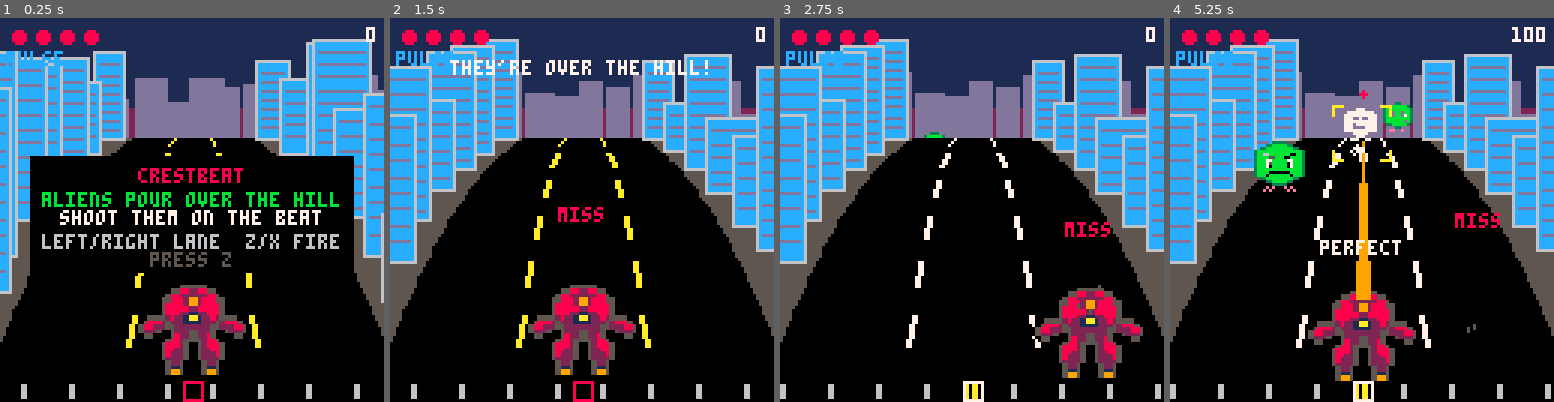
Above: before the commit, frames 1-4 (left to right).
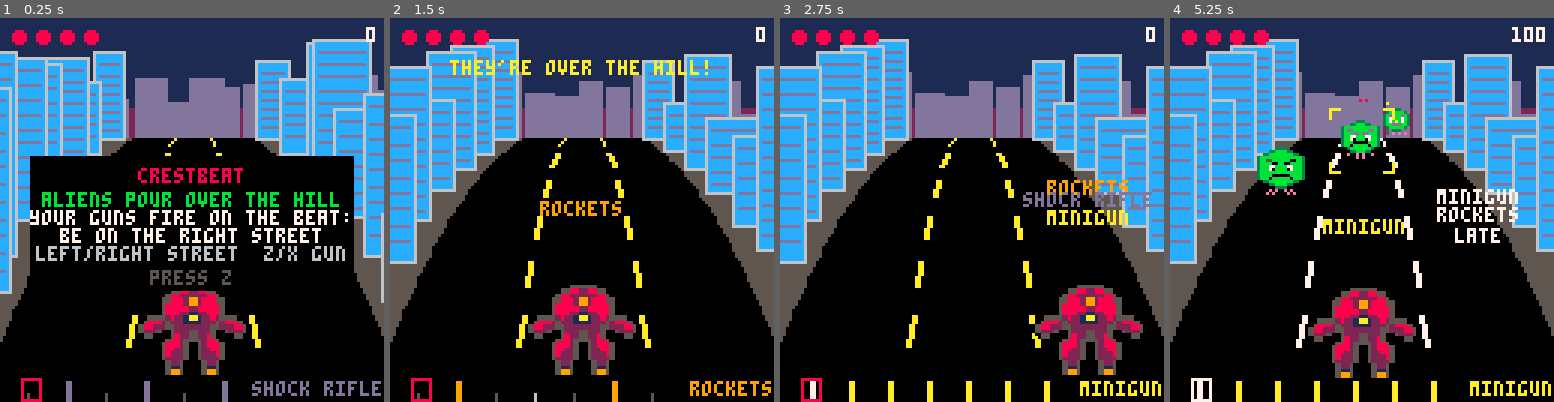
Above: after the commit, the same moments.

Repository: drachis/carts
Game: PICO-8 cartridge proj/crestbeat/crestbeat.p8
Two runs of this game, one before a commit and one after it. Both use one fixed random seed, a clock stepped at 60 frames per second and the inputs below.
Inputs:
- Up to frame 1 (0.25 s): no input
- Up to frame 2 (1.5 s): tap X (X key) at 0.33, 1.07 s; tap O (Z key) at 0.7 s
- Up to frame 3 (2.75 s): hold Right 1.6-2.1 s; tap O (Z key) at 1.7, 2.1, 2.5 s; tap X (X key) at 1.85 s; hold Right from 2.47 s (still down)
- Up to frame 4 (5.25 s): tap O (Z key) every 0.4 s from 2.9 to 4.9 s; tap X (X key) at 2.97, 4.08, 5.2 s; release Right at 3.03 s; hold Left 3.08-3.58 s; hold Right 4.02-4.68 s; hold Left from 5.08 s (still down)

The runs differ from the first frame. In frame 1, 7.1% of the frame differs, in the area x 1-100%, y 8-100%; in frame 2, 3.1%; in frame 3, 5.9%; in frame 4, 8.7%, in the area x 0-100%, y 8-100%.

Commit message:
crestbeat: the user's redesign: 30fps, no fire button. The gun in hand fires itself on the beat (minigun every half beat, shock rifle every beat and piercing, rockets every other beat with splash) at whatever is in the robot's street; X/O switch guns. Arriving within a third of a second of a beat still lands a late shot. A beat with nothing to shoot fires nothing and the robot's lights glow. The beat bar is a timeline with the active gun's shots as tall ticks; the reticle sits on hot spots too. Pickups gone. 3869 tokens
Co-Authored-By: Claude Opus 5.5 <noreply@anthropic.com>

Diff:
--- a/proj/crestbeat/aliens.lua
+++ b/proj/crestbeat/aliens.lua
@@ -1,10 +1,5 @@
-function send_alien(lane,beat,gun)
- add(aliens,{lane=lane,born=beat,hp=gun and 1 or alien_hp,flash=0,t=-1,gun=gun})
-end
-
-function send_pickup(lane,beat)
- pickups_sent+=1
- send_alien(lane,beat,(pickups_sent-1)%(#guns-1)+2)
+function send_alien(lane,beat)
+ add(aliens,{lane=lane,born=beat,hp=alien_hp,flash=0,t=-1})
 end
 
 function update_aliens()
@@ -16,7 +11,7 @@
   alien.flash=max(alien.flash-1)
   if alien.t>=1 then
    del(aliens,alien)
-   if not alien.gun then hurt_robot(alien.lane) end
+   hurt_robot(alien.lane)
   end
  end
  sort_by_t(aliens)
@@ -32,18 +27,16 @@
 
 function hit_alien(alien,amount,judgement)
  alien.hp-=amount
- alien.flash=6
- alien.born+=judgement.knock
+ alien.flash=3
+ alien.born+=amount*knock_per_damage*judgement.knock
  local x,y,scale=alien_centre(alien)
- burst(x,y,6,judgement.colour,2)
+ burst(x,y,4,judgement.colour,2)
  if alien.hp<=0 then
   del(aliens,alien)
-  local colour=alien.gun and guns[alien.gun].colour or 11
-  burst(x,y,24,colour,3)
-  ring(x,y,20*scale,colour)
+  burst(x,y,24,11,3)
+  ring(x,y,20*scale,11)
   shake+=2
   sfx(3)
-  if alien.gun then equip(alien.gun) end
  end
 end
 
@@ -58,18 +51,11 @@
    local x,y,scale=project(alien.lane,alien.t)
    local size=24*scale
    local lift=alien.hop<0.34 and sin(alien.hop*1.5)*6*scale or 0
-   if alien.gun then
-    local half,width=8*scale,8*scale*abs(cos(clock/4))
-    local cy=y-half+lift-4*scale
-    rectfill(x-width,cy-half,x+width,cy+half,alien.flash>0 and 7 or guns[alien.gun].colour)
-    rect(x-width,cy-half,x+width,cy+half,7)
-   else
-    if alien.flash>0 then
-     for colour=1,15 do pal(colour,7) end
-    end
-    sspr(alien.hop<0.34 and 16 or 0,0,16,16,x-size/2,y-size+lift,size,size)
-    pal()
+   if alien.flash>0 then
+    for colour=1,15 do pal(colour,7) end
    end
+   sspr(alien.hop<0.34 and 16 or 0,0,16,16,x-size/2,y-size+lift,size,size)
+   pal()
   end
  end
 end
--- a/proj/crestbeat/data.lua
+++ b/proj/crestbeat/data.lua
@@ -27,41 +27,40 @@
 end
 
 parse_record([[
-frames_per_beat=29.88
-perfect_window=4
-good_window=8
+frames_per_beat=14.94
+good_window=10
 walk_beats=8
-alien_hp=2
+alien_hp=4
+knock_per_damage=0.25
 max_hp=4
 crest_y=40
 hill_span=60
 max_sparks=200
-fly_speed=0.012
+fly_speed=0.024
+start_gun=2
 ]],nil,_ENV)
 
 stages=parse_table[[
 name,chart,spot_hp,colour,fly,heal,title
-hill,....1.2.3.2.1...3.1.5.3.1.2.3,,,,,they're over the hill!
+hill,....1.2.3.2.1...3.1.2.3.1.2.3,,,,,they're over the hill!
 climb,........,,,1,,up the hill!
-titan,..q.w.e.a.w.q.s.e.w.d.,2,3,,,titan! shoot its hot spots
-streets,..1.3.2.1.1.3.4.3.1.2.2.1.3.,,,,1,another swarm!
+titan,..q.w.e.a.w.q.s.e.w.d.,4,3,,,titan! shoot its hot spots
+streets,..1.3.2.1.1.3.2.3.1.2.2.1.3.,,,,1,another swarm!
 climb,........,,,1,,to the crest!
-crest,..1.2.3.3.1.2.6.3.3.2.1.1.2.3.,,,,,they keep coming!
+crest,..1.2.3.3.1.2.1.3.3.2.1.1.2.3.,,,,,they keep coming!
 climb,........,,,1,,the hive queen awaits
-queen,..q.w.1.e.a.3.w.q.s.5.e.d.w.1.,4,14,,1,the hive queen!
+queen,..q.w.1.e.a.3.w.q.s.2.e.d.w.1.,8,14,,1,the hive queen!
 ]]
 
 guns=parse_table[[
-name,colour,damage,pierce,splash,ammo,label
-pulse,12,1,,,,pulse
-flak,9,2,,,12,flak cannon
-shock,13,1,1,,16,shock rifle
-rocket,8,2,,1,10,rocket launcher
+name,colour,damage,every,pierce,splash,sound
+minigun,10,1,0.5,,,1
+shock rifle,13,2,1,1,,0
+rockets,9,4,2,,2,12
 ]]
 
 judgements=parse_table[[
-name,colour,knock,points,sound
-perfect,7,1,10,0
-good,10,0.5,5,1
-miss,8,0,0,2
+name,colour,knock,points
+perfect,7,1,10
+late,10,0.5,5
 ]]
--- a/proj/crestbeat/main.lua
+++ b/proj/crestbeat/main.lua
@@ -1,7 +1,7 @@
 function reset(new_mode)
  mode=new_mode
  clock,next_beat,combo,score,shake,pulse,ended=0,0,0,0,0,0,0
- scroll,travel_speed,pickups_sent=0,0,0
+ scroll,travel_speed=0,0
  aliens,sparks,rings,popups,beams={},{},{},{},{}
  make_city()
  reset_robot()
@@ -23,11 +23,11 @@
  hazards,titan={}
  if stage.spot_hp then make_titan(stage) end
  robot.hp=min(robot.hp+(stage.heal or 0),max_hp)
- banner,banner_life=stage.title,120
+ banner,banner_life=stage.title,60
 end
 
 function stage_done()
- if titan then return titan.dead and titan.dead>90 end
+ if titan then return titan.dead and titan.dead>45 end
  return next_beat-stage_beat>=#stage.chart and #aliens==0
 end
 
@@ -57,8 +57,6 @@
  local code=sub(chart,index+1,index+1)
  local lane=lane_of(code,"123")
  if lane then send_alien(lane,beat) end
- lane=lane_of(code,"456")
- if lane then send_pickup(lane,beat) end
  lane=lane_of(code,"qwe")
  if lane then open_spot(lane,beat) end
  lane=lane_of(code,"asd")
@@ -79,8 +77,8 @@
   on_beat(next_beat)
   next_beat+=1
  end
- travel_speed+=((stage.fly and fly_speed or 0)-travel_speed)*0.05
- robot.lift+=((stage.fly and 14 or 0)-robot.lift)*0.05
+ travel_speed+=((stage.fly and fly_speed or 0)-travel_speed)*0.1
+ robot.lift+=((stage.fly and 14 or 0)-robot.lift)*0.1
  banner_life=max(banner_life-1)
  update_city()
  update_robot()
@@ -97,7 +95,7 @@
  end
 end
 
-function _update60()
+function _update()
  local pressed=btnp(4) or btnp(5)
  if mode=="play" then
   update_play()
@@ -105,15 +103,21 @@
   ended+=1
   clock+=1/frames_per_beat
   if clock%1<1/frames_per_beat then pulse=1 end
-  if pressed and ended>30 then start_play() end
+  if pressed and ended>15 then start_play() end
  end
  update_effects()
 end
 
 function draw_aim()
- local alien=front_alien(robot.lane)
- if alien then
-  local x,y,scale=alien_centre(alien)
+ local target=target_in(robot.lane)
+ if target then
+  local x,y,scale
+  if target.open then
+   x,y=spot_xy(target)
+   scale=0.6
+  else
+   x,y,scale=alien_centre(target)
+  end
   local half=12*scale+2+pulse*2
   for side=-1,1,2 do
    for up=-1,1,2 do
@@ -122,8 +126,8 @@
     line(cx,cy,cx,cy-up*3,10)
    end
   end
-  for i=1,alien.hp do
-   circfill(x-alien.hp*3+i*6-3,y-half-4,1,8)
+  for i=1,target.hp do
+   pset(x-target.hp+i*2-1,y-half-3,8)
   end
  end
 end
@@ -136,19 +140,19 @@
  print(text,126-#text*4,3,7)
  if combo>3 then print("x"..multiplier(),56,3,10) end
  local gun=guns[robot.gun]
- print(gun.name..(gun.ammo and " "..robot.ammo or ""),2,11,gun.colour)
- rectfill(0,121,127,127,0)
- local fraction=clock%1
- for k=0,4 do
-  local distance=k-fraction
-  if distance>-0.15 then
-   local colour=distance<0.25 and 10 or 6
-   for side=-1,1,2 do
-    rectfill(64+side*distance*16-1,122,64+side*distance*16,126,colour)
-   end
-  end
- end
- rect(61,121,67,127,pulse>0.5 and 7 or 8)
+ rectfill(0,120,127,127,0)
+ for k=0,9 do
+  local tick=flr(clock*2)/2+k/2
+  local x=10+(tick-clock)*26
+  if tick%gun.every==0 then
+   rectfill(x,121,x+1,127,tick-clock<0.3 and 7 or gun.colour)
+  else
+   rectfill(x,125,x,127,tick%1==0 and 6 or 5)
+  end
+ end
+ rect(7,120,13,127,pulse>0.5 and 7 or 8)
+ rectfill(126-#gun.name*4,120,127,127,0)
+ print(gun.name,128-#gun.name*4,121,gun.colour)
  if mode=="play" and banner_life>0 then
   centred(banner,14,banner_life%16<8 and 10 or 7)
  end
@@ -179,17 +183,18 @@
  camera()
  draw_hud()
  if mode=="title" then
-  rectfill(10,46,117,84,0)
+  rectfill(10,46,117,90,0)
   centred("crestbeat",50,8)
   centred("aliens pour over the hill",58,11)
-  centred("shoot them on the beat",64,7)
-  centred("left/right lane  z/x fire",72,6)
-  centred("press z",78,tick_blink() and 10 or 5)
+  centred("your guns fire on the beat:",64,7)
+  centred("be on the right street",70,7)
+  centred("left/right street  z/x gun",76,6)
+  centred("press z",84,tick_blink() and 10 or 5)
  elseif mode!="play" then
   rectfill(24,50,103,76,0)
   centred(mode=="won" and "city saved!" or "the city falls",54,mode=="won" and 11 or 8)
   centred("score "..score_text(),62,7)
-  if ended>30 then centred("press z",70,tick_blink() and 10 or 5) end
+  if ended>15 then centred("press z",70,tick_blink() and 10 or 5) end
  end
 end
 
--- a/proj/crestbeat/robot.lua
+++ b/proj/crestbeat/robot.lua
@@ -1,6 +1,12 @@
 function reset_robot()
- robot={lane=0,x=64,hp=max_hp,hurt=0,recoil=0,lift=0,gun=1,ammo=0}
- last_shot_beat=nil
+ robot={lane=0,x=64,hp=max_hp,hurt=0,recoil=0,lift=0,shots=0,glow=0}
+ equip(start_gun)
+end
+
+function equip(gun)
+ robot.gun=gun
+ robot.last_tick=flr(clock/guns[gun].every)
+ robot.waiting=nil
 end
 
 function update_robot()
@@ -9,82 +15,87 @@
   robot.lane+=step
   sfx(5)
  end
- robot.x+=(64+robot.lane*40-robot.x)*0.4
+ local swap=(btnp(5) and 1 or 0)-(btnp(4) and 1 or 0)
+ if swap!=0 then
+  equip((robot.gun+swap-1)%#guns+1)
+  popup(guns[robot.gun].name,robot.x,68-robot.lift,guns[robot.gun].colour)
+  sfx(5)
+ end
+ robot.x+=(64+robot.lane*40-robot.x)*0.6
  robot.hurt=max(robot.hurt-1)
- robot.recoil*=0.7
- if btnp(4) or btnp(5) then shoot() end
+ robot.glow=max(robot.glow-1)
+ robot.recoil*=0.5
+ update_gun()
 end
 
-function judge()
- local nearest=flr(clock+0.5)
- local off=abs(clock-nearest)*frames_per_beat
- local grade=nearest!=last_shot_beat and (off<=perfect_window and 1 or off<=good_window and 2) or 3
- if grade<3 then last_shot_beat=nearest end
- return judgements[grade]
+function target_in(lane)
+ return front_alien(lane) or open_spot_in(lane)
 end
 
-function shoot()
- local judgement=judge()
- local gun_x,gun_y=robot.x,93-robot.lift
- sfx(judgement.sound)
- popup(judgement.name,robot.x,76-robot.lift,judgement.colour)
- if judgement.points==0 then
-  combo=0
-  burst(gun_x,gun_y,4,5,1)
-  return judgement
+function update_gun()
+ local tick=flr(clock/guns[robot.gun].every)
+ if tick!=robot.last_tick then
+  robot.last_tick=tick
+  robot.shots+=1
+  if target_in(robot.lane) then
+   fire(judgements[1])
+  else
+   robot.waiting=clock
+   if #aliens>0 then combo=0 end
+   robot.glow=4
+  end
+ elseif robot.waiting and target_in(robot.lane) then
+  if (clock-robot.waiting)*frames_per_beat<=good_window then
+   fire(judgements[2])
+   popup("late",robot.x,76-robot.lift,10)
+  end
+  robot.waiting=nil
  end
+end
+
+function fire(judgement)
+ robot.waiting=nil
  robot.recoil=3
- local gun,lane,targets=guns[robot.gun],robot.lane,{}
- local spot=open_spot_in(lane)
+ local gun,lane=guns[robot.gun],robot.lane
+ local gun_x,gun_y,targets=robot.x,93-robot.lift,{}
+ sfx(gun.sound)
  if gun.pierce then
   for alien in all(aliens) do
    if alien.lane==lane and alien.t>-0.05 then add(targets,alien) end
   end
-  add(targets,spot)
+  add(targets,open_spot_in(lane))
  else
-  add(targets,front_alien(lane) or spot)
+  add(targets,target_in(lane))
  end
- local splashed={}
+ combo+=1
+ score+=judgement.points*multiplier()
+ for target in all(targets) do
+  strike(target,gun.damage,judgement,gun_x,gun_y,gun)
+ end
  if gun.splash then
-  for side=-1,1,2 do add(splashed,front_alien(lane+side)) end
- end
- for target in all(splashed) do
-  hit_alien(target,1,judgement)
- end
- if #targets>0 then
-  combo+=1
-  score+=judgement.points*multiplier()
-  for target in all(targets) do
-   local x,y
-   if target.open then x,y=spot_xy(target) else x,y=alien_centre(target) end
-   add(beams,{x1=gun_x,y1=gun_y,x2=x,y2=y,colour=judgement.name=="perfect" and 7 or gun.colour,
-    width=gun.damage+(judgement.name=="perfect" and 1 or 0),life=5})
-   if target.open then hit_spot(target,gun.damage,judgement) else hit_alien(target,gun.damage,judgement) end
-  end
-  if gun.ammo then
-   robot.ammo-=1
-   if robot.ammo<=0 then
-    robot.gun=1
-    popup("out of ammo",robot.x,68-robot.lift,8)
-   end
+  for side=-1,1,2 do
+   local alien=front_alien(lane+side)
+   if alien then strike(alien,gun.splash,judgement,gun_x,gun_y,gun) end
   end
  end
- return judgement
 end
 
-function equip(gun)
- robot.gun,robot.ammo=gun,guns[gun].ammo
- popup(guns[gun].label.."!",robot.x,68-robot.lift,guns[gun].colour)
- sfx(6)
+function strike(target,amount,judgement,gun_x,gun_y,gun)
+ local x,y
+ if target.open then x,y=spot_xy(target) else x,y=alien_centre(target) end
+ add(beams,{x1=gun_x,y1=gun_y,x2=x,y2=y,colour=judgement==judgements[1] and gun.colour or 10,
+  width=amount\2,life=4})
+ if gun.splash then ring(x,y,amount*3,9) end
+ if target.open then hit_spot(target,amount,judgement) else hit_alien(target,amount,judgement) end
 end
 
 function multiplier()
- return min(combo\4+1,4)
+ return min(combo\8+1,4)
 end
 
 function hurt_robot(lane)
  robot.hp-=1
- robot.hurt=20
+ robot.hurt=10
  shake+=6
  combo=0
  local x,y=project(lane,1)
@@ -109,6 +120,9 @@
  pal()
  if robot.hurt>0 and robot.hurt%4<2 then
   for colour=1,15 do pal(colour,7) end
+ elseif robot.glow>0 then
+  pal(9,guns[robot.gun].colour)
+  pal(10,7)
  end
  sspr(0,64,24,24,robot.x-18,top,36,36)
  pal()
--- a/proj/crestbeat/tests/test_boot.lua
+++ b/proj/crestbeat/tests/test_boot.lua
@@ -7,7 +7,7 @@
 
 local seen_stage,stage_start
 local n,phase,phase_start,bot_beat,shots=0,"title",0,nil,{}
-local game_update,game_draw=_update60,_draw
+local game_update,game_draw=_update,_draw
 
 local function expect_mode(wanted)
  if mode!=wanted then
@@ -42,11 +42,6 @@
   if n%2==0 then held[want<robot.lane and 0 or 1]=true end
   return
  end
- local nearest=flr(clock+0.5)
- if nearest!=bot_beat and abs(clock-nearest)*frames_per_beat<1 then
-  bot_beat=nearest
-  held[4]=true
- end
 end
 
 local function next_phase(name)
@@ -55,7 +50,7 @@
 
 function _draw() end
 
-function _update60()
+function _update()
  run_frame(boot_frame)
 end
 
@@ -71,12 +66,20 @@
  elseif phase=="bot" then
   if age==2 then expect_mode("play") end
   bot()
+  if age==200 then
+   held[5]=true
+  elseif age==202 then
+   if robot.gun!=start_gun%#guns+1 then printh("error: x did not switch to the next gun") end
+   held[4]=true
+  elseif age==204 and robot.gun!=start_gun then
+   printh("error: o did not switch back")
+  end
   if stage_number!=seen_stage then
    seen_stage,stage_start=stage_number,n
    printh("stage "..stage.name.." at beat "..next_beat..", hp "..robot.hp)
   end
   if stage_number==2 and n-stage_start==90 then dump_screen("boot_climb") end
-  if stage.name=="titan" and n-stage_start==200 then dump_screen("boot_titan") end
+  if stage.name=="titan" and n-stage_start==100 then dump_screen("boot_titan") end
   if stage.name=="queen" and n-stage_start==300 then dump_screen("boot_queen") end
   if mode!="play" then
    expect_mode("won")
--- a/proj/crestbeat/tests/test_rhythm.lua
+++ b/proj/crestbeat/tests/test_rhythm.lua
@@ -6,60 +6,76 @@
  printh((passed and "pass: " or "error: ")..name.." ("..tostr(detail)..")")
 end
 
-local function at(beat,frames)
- clock=beat+frames/frames_per_beat
+local function step_frames(count)
+ for i=1,count do
+  clock+=1/frames_per_beat
+  update_aliens()
+  update_gun()
+ end
 end
 
-local function fresh_alien(lane)
+local function step_to(beat)
+ while clock<beat do step_frames(1) end
+end
+
+local function armed(gun,lanes,lane)
  reset("play")
- send_alien(lane,0)
- at(4,0)
+ for i,alien_lane in ipairs(lanes) do send_alien(alien_lane,i-1) end
+ robot.lane=lane or 0
+ clock=#lanes+2.9
+ equip(gun)
  update_aliens()
- return aliens[1]
+ return guns[gun].name
 end
 
 local function rhythm()
+ for gun=1,#guns do
+  reset("play")
+  equip(gun)
+  step_frames(flr(4*frames_per_beat+1))
+  check(guns[gun].name.." fires "..(4/guns[gun].every).." times a bar",robot.shots==4/guns[gun].every,robot.shots.." shots")
+ end
+
+ local name=armed(2,{0})
+ step_to(4.01)
+ check(name.." hits the alien in its street on the beat",aliens[1].hp==alien_hp-2,"hp "..aliens[1].hp)
+ check("and knocks it back up the hill",aliens[1].born>0,"born "..aliens[1].born)
+
+ armed(2,{0},1)
+ step_to(4.01)
+ robot.lane=0
+ step_frames(good_window-2)
+ check("arriving just after the beat still lands a late shot",aliens[1].hp==alien_hp-2,"hp "..aliens[1].hp)
+
+ armed(2,{0},1)
+ step_to(4.01)
+ step_frames(good_window+2)
+ robot.lane=0
+ step_frames(2)
+ check("arriving too late does not",aliens[1].hp==alien_hp,"hp "..aliens[1].hp)
+
+ armed(2,{0},1)
+ step_to(4.01)
+ check("a beat with nothing in the street fires nothing",aliens[1].hp==alien_hp and #beams==0,"hp "..aliens[1].hp..", "..#beams.." beams")
+ check("and the robot's lights glow instead",robot.glow>0,"glow "..robot.glow)
+
+ name=armed(1,{0})
+ step_to(4.01)
+ local after_one=aliens[1].hp
+ step_to(4.51)
+ check(name.." hits once a half beat",after_one==alien_hp-1 and aliens[1].hp==alien_hp-2,after_one.." then "..aliens[1].hp)
+
+ name=armed(2,{0,0})
+ step_to(5.01)
+ check(name.." hits every alien in the street",aliens[1].hp==alien_hp-2 and aliens[2].hp==alien_hp-2,aliens[1].hp.." and "..aliens[2].hp)
+
+ name=armed(3,{-1,0,1})
+ step_to(6.01)
+ check(name.." kill their target and splash the streets beside",#aliens==2 and aliens[1].hp==alien_hp-guns[3].splash,#aliens.." left, hp "..aliens[1].hp)
+
  reset("play")
- at(3,0)
- check("a shot on the beat is perfect",judge().name=="perfect","0 frames")
- reset("play")
- at(3,-perfect_window)
- check("a shot just inside the perfect window is perfect",judge().name=="perfect",perfect_window.." frames early")
- reset("play")
- at(3,perfect_window+1)
- check("a shot just outside it is good",judge().name=="good",(perfect_window+1).." frames late")
- reset("play")
- at(3,good_window+1)
- check("a shot outside the good window misses",judge().name=="miss",(good_window+1).." frames late")
- reset("play")
- at(3,0)
- judge()
- check("a second shot on the same beat misses",judge().name=="miss","beat 3 twice")
-
- local alien=fresh_alien(0)
- local before=alien.t
- shoot()
- update_aliens()
- check("a perfect shot hurts the front alien",alien.hp==alien_hp-1,"hp "..alien.hp)
- check("and knocks it back up the hill",alien.t<before,before.." to "..alien.t)
-
- alien=fresh_alien(0)
- at(4,good_window+2)
- shoot()
- check("a miss does no harm",alien.hp==alien_hp,"hp "..alien.hp)
-
- alien=fresh_alien(1)
- shoot()
- check("a shot in another lane does no harm",alien.hp==alien_hp,"hp "..alien.hp)
-
- alien=fresh_alien(0)
- shoot()
- at(5,0)
- shoot()
- check("two hits kill",#aliens==0,#aliens.." left")
-
- fresh_alien(-1)
- at(walk_beats+1,0)
+ send_alien(-1,0)
+ clock=walk_beats+1
  update_aliens()
  check("an alien at the bottom costs a point of hp",robot.hp==max_hp-1 and #aliens==0,"hp "..robot.hp)
 
@@ -71,12 +87,17 @@
  start_stage(3)
  local spot=titan.spots[2]
  open_spot(0,4)
- at(4,0)
- shoot()
- check("a shot at an open hot spot hurts it",spot.hp==stages[3].spot_hp-1,"hp "..spot.hp)
- at(8,0)
- shoot()
- check("a closed hot spot cannot be hurt",spot.hp==stages[3].spot_hp-1,"hp "..spot.hp)
+ clock=3.9
+ equip(2)
+ step_to(4.01)
+ check("a shot at an open hot spot hurts it",spot.hp==stages[3].spot_hp-2,"hp "..spot.hp)
+ reset("play")
+ start_stage(3)
+ spot=titan.spots[2]
+ clock=3.9
+ equip(2)
+ step_to(4.01)
+ check("a closed hot spot cannot be hurt",spot.hp==stages[3].spot_hp,"hp "..spot.hp)
 
  reset("play")
  start_stage(3)
@@ -93,51 +114,14 @@
  next_beat=#stages[1].chart
  check("a swarm is done when its chart is played and no alien is left",stage_done(),next_beat.." beats")
  start_stage(3)
- for spot in all(titan.spots) do hit_spot(spot,9,judgements[1]) end
- for i=1,91 do update_titan() end
+ for spot in all(titan.spots) do hit_spot(spot,99,judgements[1]) end
+ for i=1,46 do update_titan() end
  check("a titan stage is done once its hot spots are all gone",stage_done(),"dead "..tostr(titan.dead))
-
- reset("play")
- send_pickup(0,0)
- at(4,0)
- update_aliens()
- shoot()
- check("shooting a pickup equips its gun",robot.gun==2 and robot.ammo==guns[2].ammo,guns[robot.gun].name.." "..robot.ammo)
- check("pickups come round the guns in turn",(function() send_pickup(0,0) return aliens[1].gun==3 end)(),"next "..tostr(aliens[1] and aliens[1].gun))
-
- reset("play")
- send_pickup(-1,0)
- at(walk_beats+1,0)
- update_aliens()
- check("a pickup that gets past costs nothing",robot.hp==max_hp and #aliens==0,"hp "..robot.hp)
-
- local function armed(gun,lanes)
-  reset("play")
-  robot.gun,robot.ammo=gun,guns[gun].ammo
-  for i,lane in ipairs(lanes) do send_alien(lane,i-1) end
-  at(#lanes+3,0)
-  update_aliens()
-  shoot()
-  return guns[gun].name
- end
- local name=armed(2,{0})
- check(name.." kills a fresh alien in one shot",#aliens==0 and robot.ammo==guns[2].ammo-1,#aliens.." left, ammo "..robot.ammo)
- name=armed(3,{0,0})
- check(name.." hits every alien in the lane",aliens[1].hp==alien_hp-1 and aliens[2].hp==alien_hp-1,aliens[1].hp.." and "..aliens[2].hp)
- name=armed(4,{-1,0,1})
- check(name.." kills its target and hurts the lanes beside it",#aliens==2 and aliens[1].hp<alien_hp and aliens[2].hp<alien_hp,#aliens.." left")
- armed(2,{0})
- robot.ammo=1
- send_alien(0,4)
- at(8,0)
- update_aliens()
- shoot()
- check("a gun that runs dry goes back to pulse",robot.gun==1,guns[robot.gun].name)
 
  reset("play")
  start_stage(#stages)
  titan.rise=1
- at(10,0)
+ clock=10
  send_alien(0,10-0.253)
  update_aliens()
  game_draw()
@@ -157,7 +141,7 @@
 end
 
 local done
-function _update60()
+function _update()
  if not done then
   done=true
   run_frame(rhythm)
--- a/proj/crestbeat/titan.lua
+++ b/proj/crestbeat/titan.lua
@@ -61,15 +61,15 @@
 end
 
 function update_titan()
- titan.rise=min(titan.rise+1/60,1)
+ titan.rise=min(titan.rise+1/30,1)
  for spot in all(titan.spots) do spot.flash=max(spot.flash-1) end
  if titan.dead then
   titan.dead+=1
-  if titan.dead%4==0 then
+  if titan.dead%2==0 then
    burst(titan_x()+rnd(60)-30,titan_y()+rnd(40),6,rnd{8,9,10},2)
    shake+=1
   end
-  titan.rise=1-titan.dead/90
+  titan.rise=1-titan.dead/45
  end
 end
 
Not shown, changed: the sound effects (__sfx__) section of proj/crestbeat/crestbeat.p8
Not shown, changed: the sound effects (__sfx__) section of proj/crestbeat/tests/test_boot.p8
Not shown, changed: the sound effects (__sfx__) section of proj/crestbeat/tests/test_rhythm.p8
Not shown, changed: proj/crestbeat/DESIGN.md
Not shown, changed: proj/crestbeat/notes/aliens.md
Not shown, changed: proj/crestbeat/notes/main.md
Not shown, changed: proj/crestbeat/notes/robot.md
